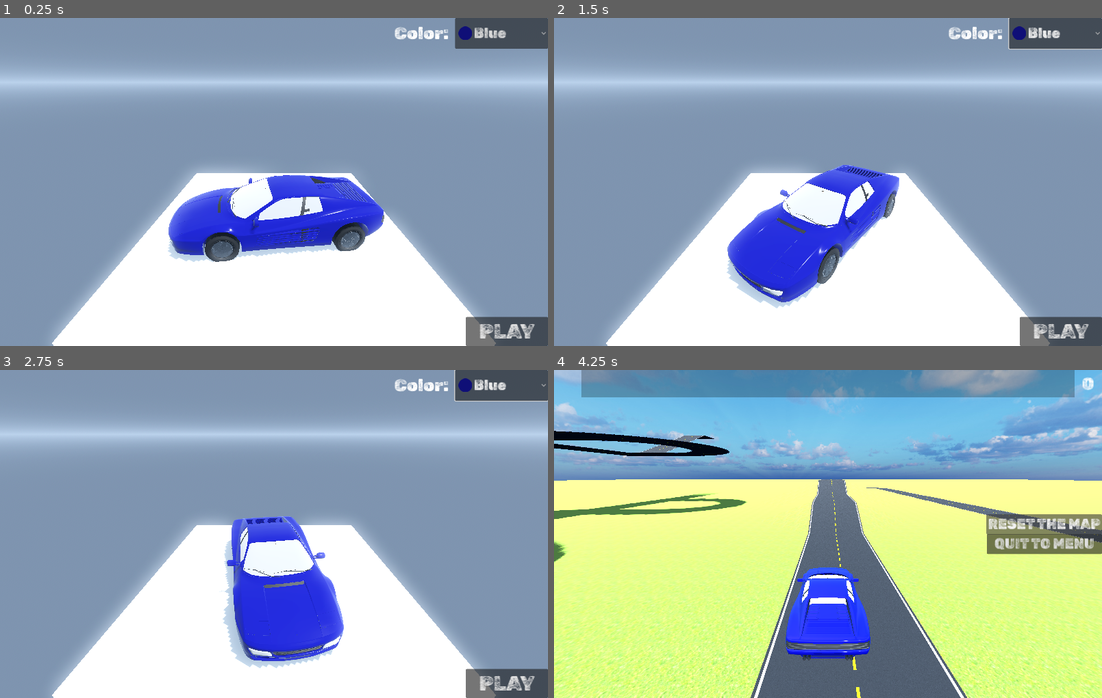
Above: before the commit, frames 1-4 (two rows, left to right).
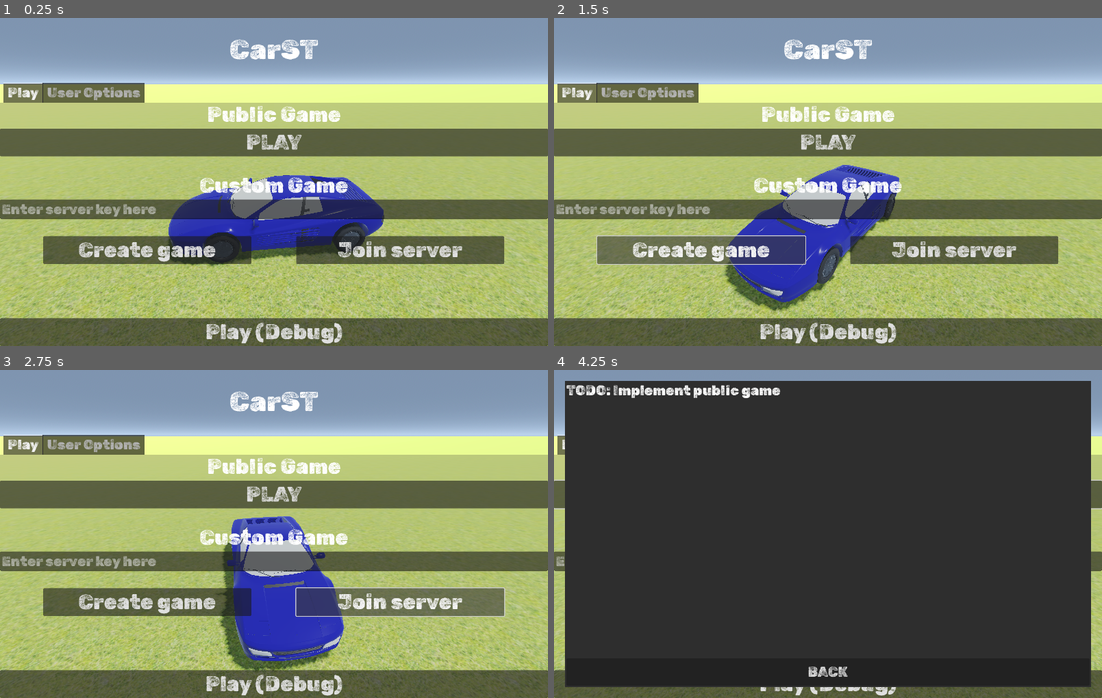
Above: after the commit, the same moments.

Repository: AlbePie/CarST
Game: Godot game, scene res://scenes/menu.tscn
Same seed, same stepped clock (60 frames per second), same inputs: the game is played once before the commit and once after it.
Inputs (mouse positions are in pixels of both pictures, inside the frame that each line leads up to):
- Up to frame 1 (0.25 s): no input
- Up to frame 2 (1.5 s): click (1058, 34) at 0.5 s, where only the run before the commit has a clickable "Blue"; click (701, 250) at 1.25 s, where only the run after the commit has a clickable "Create game"
- Up to frame 3 (2.75 s): click (400, 602) at 2 s, where only the run after the commit has a clickable "Join server"
- Up to frame 4 (4.25 s): click "PLAY" at 2.75 s; click (1041, 524) at 3.5 s, where only the run before the commit has a clickable "RESET THE MAP"

The runs differ from the first frame. In frame 1, 82% of the frame differs, in the area x 0-100%, y 0-100%; in frame 2, 82%; in frame 3, 82%; in frame 4, 99%.

Commit message:
Recreated the UI
Added localisation table, completely recreated the UI.

Diff:
--- /dev/null
+++ b/localizations/languages.csv
@@ -0,0 +1,28 @@
+keys	en_US
+-SECTION-	-LABELS-
+{label.game_title}	CarST
+{label.public_game}	Public Game
+{label.custom_game}	Custom Game
+-SECTION-	-BUTTONS-
+{button.play}	PLAY
+{button.back}	BACK
+{button.play_debug}	Play (Debug)
+{button.host}	Create game
+{button.join}	Join server
+{button.map_reset}	RESET THE MAP
+{button.menu_quit}	QUIT TO MENU
+-SECTION-	-INPUTS-
+{input.server_key}	Enter server key here
+{input.color}	Color:
+{input.username}	Your username
+-SECTION-	-COLORS-
+{color.red}	Red
+{color.blue}	Blue
+{color.green}	Green
+{color.yellow}	Yellow
+{color.custom}	Custom
+-SECTION-	-MENU TABS-
+{mtab_play}	Play
+{mtab_user_options}	User Options
+-SECTION-	-HINTS-
+{hint.r_flip}	Press R to flip yourself
--- /dev/null
+++ b/models/grass_1000x1000.tres
@@ -0,0 +1,12 @@
+[gd_resource type="PlaneMesh" load_steps=3 format=3 uid="uid://bcm8qwbme66mu"]
+
+[ext_resource type="Texture2D" uid="uid://dol203t2su2xe" path="res://materials/grass.jpg" id="1_agwpe"]
+
+[sub_resource type="StandardMaterial3D" id="StandardMaterial3D_q3hb0"]
+albedo_texture = ExtResource("1_agwpe")
+uv1_scale = Vector3(500, 500, 500)
+
+[resource]
+lightmap_size_hint = Vector2i(502, 5002)
+material = SubResource("StandardMaterial3D_q3hb0")
+size = Vector2(1000, 1000)
--- a/project.godot
+++ b/project.godot
@@ -23,8 +23,11 @@
 
 window/size/viewport_width=1280
 window/size/viewport_height=768
-window/stretch/mode="canvas_items"
 window/stretch/aspect="expand"
+
+[gui]
+
+theme/custom="res://themes/ui.theme"
 
 [input]
 
@@ -80,7 +83,7 @@
 
 [internationalization]
 
-locale/translations=PackedStringArray("res://localizations/en_USA.translation")
+locale/translations=PackedStringArray("res://localizations/languages.en_US.translation")
 
 [rendering]
 
--- a/scenes/menu.tscn
+++ b/scenes/menu.tscn
@@ -2,8 +2,9 @@
 
 [ext_resource type="Script" path="res://scripts/menu.gd" id="1_30doa"]
 [ext_resource type="PackedScene" uid="uid://cy4vhrngjcfm" path="res://scenes/car.tscn" id="1_kl4h3"]
-[ext_resource type="Material" uid="uid://cr58xjl0hn5da" path="res://materials/carpad.material" id="3_fd8ig"]
+[ext_resource type="PlaneMesh" uid="uid://bcm8qwbme66mu" path="res://models/grass_1000x1000.tres" id="3_8dfn8"]
 [ext_resource type="Theme" uid="uid://4ofruqjnl3dy" path="res://themes/ui.theme" id="4_mtpe1"]
+[ext_resource type="StyleBox" uid="uid://dirs12hbhngxp" path="res://themes/transparent.stylebox" id="5_knc55"]
 [ext_resource type="Texture2D" uid="uid://btpwpk2f0rtds" path="res://sprites/red.svg" id="5_q5q11"]
 [ext_resource type="Texture2D" uid="uid://1faxlonbgrii" path="res://sprites/blue.svg" id="6_h4pgb"]
 [ext_resource type="Texture2D" uid="uid://3ibjexrxobjs" path="res://sprites/green.svg" id="7_7kagc"]
@@ -24,18 +25,15 @@
 tonemap_mode = 2
 glow_enabled = true
 
-[sub_resource type="BoxMesh" id="BoxMesh_26p5h"]
-material = ExtResource("3_fd8ig")
-size = Vector3(6, 1, 6)
-
 [sub_resource type="BoxShape3D" id="BoxShape3D_4tgxf"]
 size = Vector3(6, 1, 6)
 
-[node name="menu" type="Node3D" node_paths=PackedStringArray("car", "colorpicker", "coloroptions")]
+[node name="menu" type="Node3D" node_paths=PackedStringArray("car", "publicpopup", "colorpicker", "coloroptions")]
 script = ExtResource("1_30doa")
 car = NodePath("Car")
-colorpicker = NodePath("Menu/ColorPick/ColorPicker")
-coloroptions = NodePath("Menu/ColorPick/Options")
+publicpopup = NodePath("Menu/PlayPublicPopup")
+colorpicker = NodePath("Menu/MenuTabs/{mtab_user_options}/ColorPicker")
+coloroptions = NodePath("Menu/MenuTabs/{mtab_user_options}/Line1/Options")
 
 [node name="WorldEnvironment" type="WorldEnvironment" parent="."]
 environment = SubResource("Environment_h1bor")
@@ -53,104 +51,199 @@
 
 [node name="carpad" type="StaticBody3D" parent="."]
 
-[node name="MeshInstance3D" type="MeshInstance3D" parent="carpad"]
-transform = Transform3D(1, 0, 0, 0, 1, 0, 0, 0, 1, 0, -0.7, 0)
-mesh = SubResource("BoxMesh_26p5h")
+[node name="Grass" type="MeshInstance3D" parent="carpad"]
+transform = Transform3D(1, 0, 0, 0, 1, 0, 0, 0, 1, 0, -0.3, 0)
+mesh = ExtResource("3_8dfn8")
 
 [node name="CollisionShape3D" type="CollisionShape3D" parent="carpad"]
 transform = Transform3D(1, 0, 0, 0, 1, 0, 0, 0, 1, 0, -0.7, 0)
 shape = SubResource("BoxShape3D_4tgxf")
 
-[node name="Menu" type="Control" parent="."]
-layout_mode = 3
+[node name="Menu" type="VBoxContainer" parent="."]
 anchors_preset = 15
 anchor_right = 1.0
 anchor_bottom = 1.0
 grow_horizontal = 2
 grow_vertical = 2
 
-[node name="ColorPick" type="Control" parent="Menu"]
-layout_mode = 1
-anchors_preset = 15
-anchor_right = 1.0
-anchor_bottom = 1.0
-offset_left = 920.0
-offset_bottom = -80.0
-grow_horizontal = 2
-grow_vertical = 2
-
-[node name="Label" type="Label" parent="Menu/ColorPick"]
-layout_mode = 1
-anchors_preset = 1
-anchor_left = 1.0
-anchor_right = 1.0
-offset_left = -358.0
-offset_right = -216.0
-offset_bottom = 72.0
-grow_horizontal = 0
+[node name="Filling1" type="Control" parent="Menu"]
+custom_minimum_size = Vector2(0, 32)
+layout_mode = 2
+
+[node name="Title" type="Label" parent="Menu"]
+layout_mode = 2
+theme = ExtResource("4_mtpe1")
+theme_override_font_sizes/font_size = 64
+text = "{label.game_title}"
+horizontal_alignment = 1
+
+[node name="Filling2" type="Control" parent="Menu"]
+custom_minimum_size = Vector2(0, 32)
+layout_mode = 2
+
+[node name="MenuTabs" type="TabContainer" parent="Menu"]
+layout_mode = 2
+size_flags_vertical = 3
+theme_override_styles/panel = ExtResource("5_knc55")
+
+[node name="{mtab_play}" type="VBoxContainer" parent="Menu/MenuTabs"]
+layout_mode = 2
+
+[node name="PublicGame" type="Label" parent="Menu/MenuTabs/{mtab_play}"]
+layout_mode = 2
+theme_override_font_sizes/font_size = 48
+text = "{label.public_game}"
+horizontal_alignment = 1
+
+[node name="PlayPublic" type="Button" parent="Menu/MenuTabs/{mtab_play}"]
+layout_mode = 2
+theme = ExtResource("4_mtpe1")
+theme_override_font_sizes/font_size = 48
+text = "{button.play}"
+
+[node name="Filling1" type="Control" parent="Menu/MenuTabs/{mtab_play}"]
+custom_minimum_size = Vector2(0, 32)
+layout_mode = 2
+
+[node name="CustomGame" type="Label" parent="Menu/MenuTabs/{mtab_play}"]
+layout_mode = 2
+theme_override_font_sizes/font_size = 48
+text = "{label.custom_game}"
+horizontal_alignment = 1
+
+[node name="ServerKey" type="LineEdit" parent="Menu/MenuTabs/{mtab_play}"]
+layout_mode = 2
+theme = ExtResource("4_mtpe1")
+placeholder_text = "{input.server_key}"
+
+[node name="Filling2" type="Control" parent="Menu/MenuTabs/{mtab_play}"]
+custom_minimum_size = Vector2(0, 32)
+layout_mode = 2
+
+[node name="CustomServer" type="HBoxContainer" parent="Menu/MenuTabs/{mtab_play}"]
+layout_mode = 2
+
+[node name="Filling1" type="Control" parent="Menu/MenuTabs/{mtab_play}/CustomServer"]
+layout_mode = 2
+size_flags_horizontal = 3
+size_flags_stretch_ratio = 0.2
+
+[node name="Host" type="Button" parent="Menu/MenuTabs/{mtab_play}/CustomServer"]
+layout_mode = 2
+size_flags_horizontal = 3
+theme = ExtResource("4_mtpe1")
+theme_override_font_sizes/font_size = 48
+text = "{button.host}"
+
+[node name="Filling2" type="Control" parent="Menu/MenuTabs/{mtab_play}/CustomServer"]
+layout_mode = 2
+size_flags_horizontal = 3
+size_flags_stretch_ratio = 0.2
+
+[node name="Join" type="Button" parent="Menu/MenuTabs/{mtab_play}/CustomServer"]
+layout_mode = 2
+size_flags_horizontal = 3
+theme = ExtResource("4_mtpe1")
+theme_override_font_sizes/font_size = 48
+text = "{button.join}"
+
+[node name="Filling3" type="Control" parent="Menu/MenuTabs/{mtab_play}/CustomServer"]
+layout_mode = 2
+size_flags_horizontal = 3
+size_flags_stretch_ratio = 0.2
+
+[node name="Filling3" type="Control" parent="Menu/MenuTabs/{mtab_play}"]
+layout_mode = 2
+size_flags_vertical = 3
+
+[node name="DebugButton" type="Button" parent="Menu/MenuTabs/{mtab_play}"]
+layout_mode = 2
+theme = ExtResource("4_mtpe1")
+theme_override_font_sizes/font_size = 48
+text = "{button.play_debug}"
+
+[node name="{mtab_user_options}" type="VBoxContainer" parent="Menu/MenuTabs"]
+visible = false
+layout_mode = 2
+
+[node name="Line1" type="HBoxContainer" parent="Menu/MenuTabs/{mtab_user_options}"]
+layout_mode = 2
+
+[node name="Username" type="LineEdit" parent="Menu/MenuTabs/{mtab_user_options}/Line1"]
+layout_mode = 2
+size_flags_horizontal = 3
+theme = ExtResource("4_mtpe1")
+placeholder_text = "{input.username}"
+max_length = 20
+
+[node name="Filling" type="Control" parent="Menu/MenuTabs/{mtab_user_options}/Line1"]
+custom_minimum_size = Vector2(32, 0)
+layout_mode = 2
+
+[node name="Label" type="Label" parent="Menu/MenuTabs/{mtab_user_options}/Line1"]
+layout_mode = 2
 theme = ExtResource("4_mtpe1")
 theme_override_font_sizes/font_size = 40
-text = "Color:  "
+text = "{input.color}"
 horizontal_alignment = 2
 vertical_alignment = 1
 
-[node name="Options" type="OptionButton" parent="Menu/ColorPick"]
-layout_mode = 1
-anchors_preset = 1
-anchor_left = 1.0
-anchor_right = 1.0
-offset_left = -217.0
-offset_bottom = 72.0
-grow_horizontal = 0
+[node name="Options" type="OptionButton" parent="Menu/MenuTabs/{mtab_user_options}/Line1"]
+layout_mode = 2
 theme = ExtResource("4_mtpe1")
 item_count = 5
 selected = 1
-popup/item_0/text = "Red"
+popup/item_0/text = "{color.red}"
 popup/item_0/icon = ExtResource("5_q5q11")
 popup/item_0/id = 0
-popup/item_1/text = "Blue"
+popup/item_1/text = "{color.blue}"
 popup/item_1/icon = ExtResource("6_h4pgb")
 popup/item_1/id = 1
-popup/item_2/text = "Green"
+popup/item_2/text = "{color.green}"
 popup/item_2/icon = ExtResource("7_7kagc")
 popup/item_2/id = 2
-popup/item_3/text = "Yellow"
+popup/item_3/text = "{color.yellow}"
 popup/item_3/icon = ExtResource("8_4mth4")
 popup/item_3/id = 3
-popup/item_4/text = "Custom"
+popup/item_4/text = "{color.custom}"
 popup/item_4/id = 4
 
-[node name="ColorPicker" type="ColorPicker" parent="Menu/ColorPick"]
-visible = false
-layout_mode = 1
-anchors_preset = 1
-anchor_left = 1.0
-anchor_right = 1.0
-offset_left = -290.0
-offset_top = 80.0
-offset_bottom = 552.0
-grow_horizontal = 0
+[node name="ColorPicker" type="ColorPicker" parent="Menu/MenuTabs/{mtab_user_options}"]
+layout_mode = 2
+size_flags_horizontal = 8
 color = Color(0, 0, 0.501961, 1)
 edit_alpha = false
 picker_shape = 2
 can_add_swatches = false
+sampler_visible = false
 presets_visible = false
 
-[node name="PlayButton" type="Button" parent="Menu"]
-layout_mode = 1
-anchors_preset = 3
-anchor_left = 1.0
-anchor_top = 1.0
-anchor_right = 1.0
-anchor_bottom = 1.0
-offset_left = -192.0
-offset_top = -64.0
-grow_horizontal = 0
-grow_vertical = 0
-theme = ExtResource("4_mtpe1")
-theme_override_font_sizes/font_size = 48
-text = "PLAY"
-
-[connection signal="item_selected" from="Menu/ColorPick/Options" to="." method="_on_color_selected"]
-[connection signal="color_changed" from="Menu/ColorPick/ColorPicker" to="." method="_on_color_picker_color_changed"]
-[connection signal="pressed" from="Menu/PlayButton" to="." method="_on_play_button_pressed"]
+[node name="PlayPublicPopup" type="PopupPanel" parent="Menu"]
+title = "Public Game"
+position = Vector2i(25, 25)
+size = Vector2i(1230, 718)
+
+[node name="UI" type="VBoxContainer" parent="Menu/PlayPublicPopup"]
+offset_left = 4.0
+offset_top = 4.0
+offset_right = 1226.0
+offset_bottom = 714.0
+
+[node name="TODO" type="Label" parent="Menu/PlayPublicPopup/UI"]
+layout_mode = 2
+text = "TODO: Implement public game"
+
+[node name="Filling" type="Control" parent="Menu/PlayPublicPopup/UI"]
+layout_mode = 2
+size_flags_vertical = 3
+
+[node name="Back" type="Button" parent="Menu/PlayPublicPopup/UI"]
+custom_minimum_size = Vector2(0, 64)
+layout_mode = 2
+text = "{button.back}"
+
+[connection signal="pressed" from="Menu/MenuTabs/{mtab_play}/PlayPublic" to="." method="_on_play_public_pressed"]
+[connection signal="pressed" from="Menu/MenuTabs/{mtab_play}/DebugButton" to="." method="_on_play_button_pressed"]
+[connection signal="item_selected" from="Menu/MenuTabs/{mtab_user_options}/Line1/Options" to="." method="_on_color_selected"]
+[connection signal="color_changed" from="Menu/MenuTabs/{mtab_user_options}/ColorPicker" to="." method="_on_color_picker_color_changed"]
+[connection signal="pressed" from="Menu/PlayPublicPopup/UI/Back" to="Menu/PlayPublicPopup" method="hide"]
--- a/scenes/ui.tscn
+++ b/scenes/ui.tscn
@@ -46,7 +46,7 @@
 offset_bottom = 128.0
 grow_horizontal = 2
 theme = ExtResource("1_ywfcd")
-text = "Press R to flip yourself"
+text = "{hint.r_flip}"
 horizontal_alignment = 1
 vertical_alignment = 1
 
@@ -62,7 +62,7 @@
 grow_vertical = 2
 size_flags_horizontal = 8
 theme = ExtResource("1_ywfcd")
-text = "QUIT TO MENU"
+text = "{button.menu_quit}"
 
 [node name="Reset" type="Button" parent="."]
 anchors_preset = 6
@@ -76,4 +76,4 @@
 grow_vertical = 2
 size_flags_horizontal = 8
 theme = ExtResource("1_ywfcd")
-text = "RESET THE MAP"
+text = "{button.map_reset}"
--- a/scenes/world.tscn
+++ b/scenes/world.tscn
@@ -1,9 +1,9 @@
-[gd_scene load_steps=21 format=3 uid="uid://c3xhpq4tfaueq"]
+[gd_scene load_steps=19 format=3 uid="uid://c3xhpq4tfaueq"]
 
 [ext_resource type="Texture2D" uid="uid://cc0coedkbpqoy" path="res://materials/AllSkyFree_Sky_EpicBlueSunset_Equirect.jpg" id="1_6knrt"]
+[ext_resource type="PlaneMesh" uid="uid://bcm8qwbme66mu" path="res://models/grass_1000x1000.tres" id="1_f0h3j"]
 [ext_resource type="Script" path="res://scripts/camera.gd" id="1_ojwwy"]
 [ext_resource type="PackedScene" uid="uid://cy4vhrngjcfm" path="res://scenes/car.tscn" id="2_0ruqi"]
-[ext_resource type="Texture2D" uid="uid://dol203t2su2xe" path="res://materials/grass.jpg" id="2_f1tdf"]
 [ext_resource type="PackedScene" uid="uid://ce7t654f1lxa7" path="res://scenes/cube_1x.tscn" id="5_02skp"]
 [ext_resource type="MeshLibrary" uid="uid://cdgctny28fxhl" path="res://models/terrainparts.tres" id="5_odr38"]
 [ext_resource type="MeshLibrary" uid="uid://df7rqkseh7scm" path="res://models/roadparts.tres" id="6_1tgtp"]
@@ -11,15 +11,6 @@
 [ext_resource type="Script" path="res://scripts/ui.gd" id="8_2gs3e"]
 [ext_resource type="PackedScene" uid="uid://c04s0006a1h3l" path="res://scenes/borders.tscn" id="10_ev03g"]
 
-[sub_resource type="StandardMaterial3D" id="StandardMaterial3D_q3hb0"]
-albedo_texture = ExtResource("2_f1tdf")
-uv1_scale = Vector3(500, 500, 500)
-
-[sub_resource type="PlaneMesh" id="PlaneMesh_2xtjf"]
-lightmap_size_hint = Vector2i(502, 5002)
-material = SubResource("StandardMaterial3D_q3hb0")
-size = Vector2(1000, 1000)
-
 [sub_resource type="ConvexPolygonShape3D" id="ConvexPolygonShape3D_wi6lg"]
 points = PackedVector3Array(-100, 0, -100, -100, 0, 100, 100, 0, -100, 100, 0, 100)
 
@@ -55,7 +46,7 @@
 collision_layer = 3
 
 [node name="Plane mesh" type="MeshInstance3D" parent="Map/Plane"]
-mesh = SubResource("PlaneMesh_2xtjf")
+mesh = ExtResource("1_f0h3j")
 skeleton = NodePath("../../..")
 
 [node name="CollisionShape3D" type="CollisionShape3D" parent="Map/Plane"]
@@ -386,9 +377,10 @@
 [node name="Car" type="Node3D" parent="."]
 
 [node name="Camera" type="Camera3D" parent="Car" node_paths=PackedStringArray("car")]
-transform = Transform3D(-1, -2.26267e-08, 8.44439e-08, 0, 0.965926, 0.258819, -8.74228e-08, 0.258819, -0.965926, 0, 3.11372, -4.68681)
+transform = Transform3D(-1, -2.26267e-08, -8.44439e-08, 0, 0.965926, -0.258819, 8.74228e-08, -0.258819, -0.965926, 0, 3.11372, -4.68681)
 current = true
 script = ExtResource("1_ojwwy")
+camera_mode = 1
 car = NodePath("../Car")
 
 [node name="Car" parent="Car" instance=ExtResource("2_0ruqi")]
--- a/scripts/menu.gd
+++ b/scripts/menu.gd
@@ -6,6 +6,7 @@
 
 @export_group("Node References")
 @export var car:VehicleBody3D
+@export var publicpopup:PopupPanel
 @export var colorpicker:ColorPicker
 @export var coloroptions:OptionButton
 
@@ -14,17 +15,22 @@
 var colors = [Color("770f0f"), Color("0f0f77"), Color("0f550f"), Color("bbbb1f")]
 
 func _ready():
+	get_window().min_size = Vector2i(1280, 768)
+	TranslationServer.set_locale("en_US")
+
+
 	if start_immediately:
 		_on_play_button_pressed()
+
 	management.color_updated.connect(car.update_color)
-	_on_color_selected($Menu/ColorPick/Options.selected)
+	_on_color_selected(coloroptions.selected)
 
 func _process(delta):
 	car.rotation_degrees.y += delta * (360 / turn)
 
 
 func _on_color_selected(index):
-	if coloroptions.get_item_text(index) == "Custom":
+	if coloroptions.get_item_text(index) == "{color.custom}":
 		uses_custom_color = true
 		management.set_color(colorpicker.color)
 	else:
@@ -40,3 +46,7 @@
 
 func _on_color_picker_color_changed(color):
 	management.set_color(color)
+
+
+func _on_play_public_pressed():
+	publicpopup.popup_centered(get_window().size - Vector2i.ONE * 50)
Binary file removed: localizations/en_USA.translation
Not shown, added: localizations/howtolocalise.txt
Not shown, added: localizations/languages.csv.import
Binary file added: localizations/languages.en_US.translation
Binary file added: themes/transparent.stylebox
